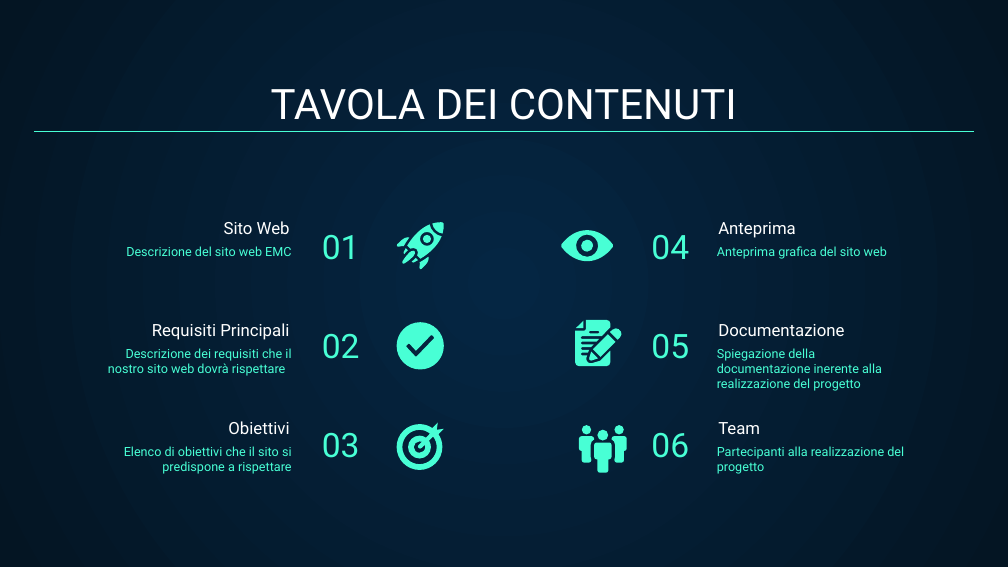
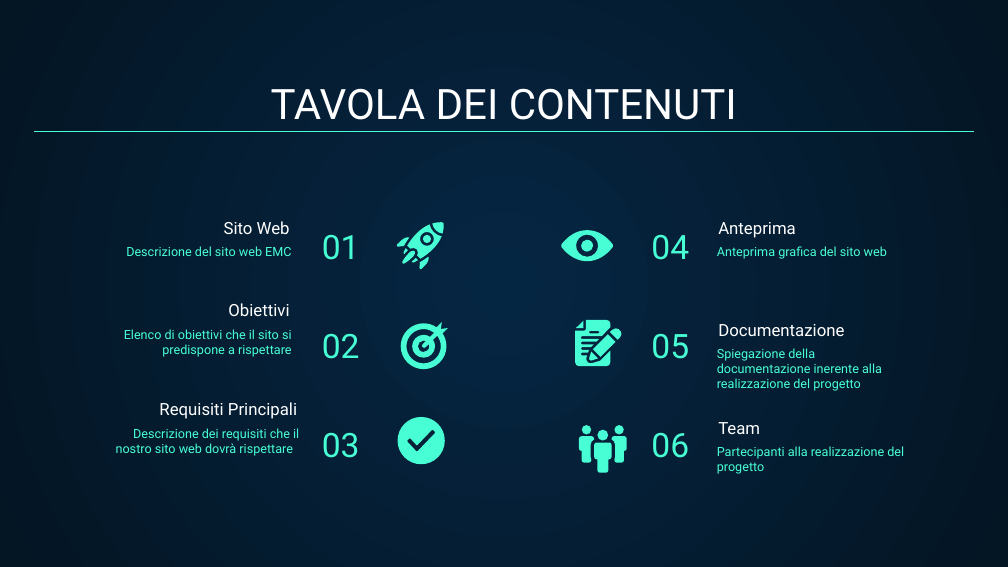
Before and after one commit to GiovanniUnisa/GiovanniUnisa, a slide deck: slide 2 of Presentazione.pptx. Drawn at 1008x567 pixels with LibreOffice and Linux fonts; fonts in the diff are those of the drawing. Boxes give left, top, right and bottom in pixels: in the first picture for what was removed or moved away, otherwise in the second. Text is boxed around its words. In the diff, an @@ line names an element or a change of style, - is before the commit and + after.

Commit message:
Update
Update

```diff
--- a/Presentazione.pptx
+++ b/Presentazione.pptx
@@ title "Obiettivi": place and size @@
-title "Obiettivi" at (228, 421, 289, 434)
+title "Obiettivi" at (228, 303, 289, 316)
@@ subtitle "Elenco di obiettivi che il ...": place and size @@
-subtitle "Elenco di obiettivi che il ..." at (124, 446, 292, 474)
+subtitle "Elenco di obiettivi che il ..." at (124, 329, 292, 357)
@@ freeform shape: place and size @@
-freeform shape at (396, 422, 444, 470)
+freeform shape at (401, 322, 449, 369)
@@ title "Requisiti Principali": place and size @@
-title "Requisiti Principali" at (152, 323, 289, 340)
+title "Requisiti Principali" at (159, 402, 297, 419)
@@ subtitle "Descrizione dei requisiti che il ...": place and size @@
-subtitle "Descrizione dei requisiti che il ..." at (108, 348, 291, 376)
+subtitle "Descrizione dei requisiti che il ..." at (116, 428, 299, 456)
@@ freeform shape: place and size @@
-freeform shape at (396, 323, 444, 370)
+freeform shape at (397, 417, 445, 465)
```
